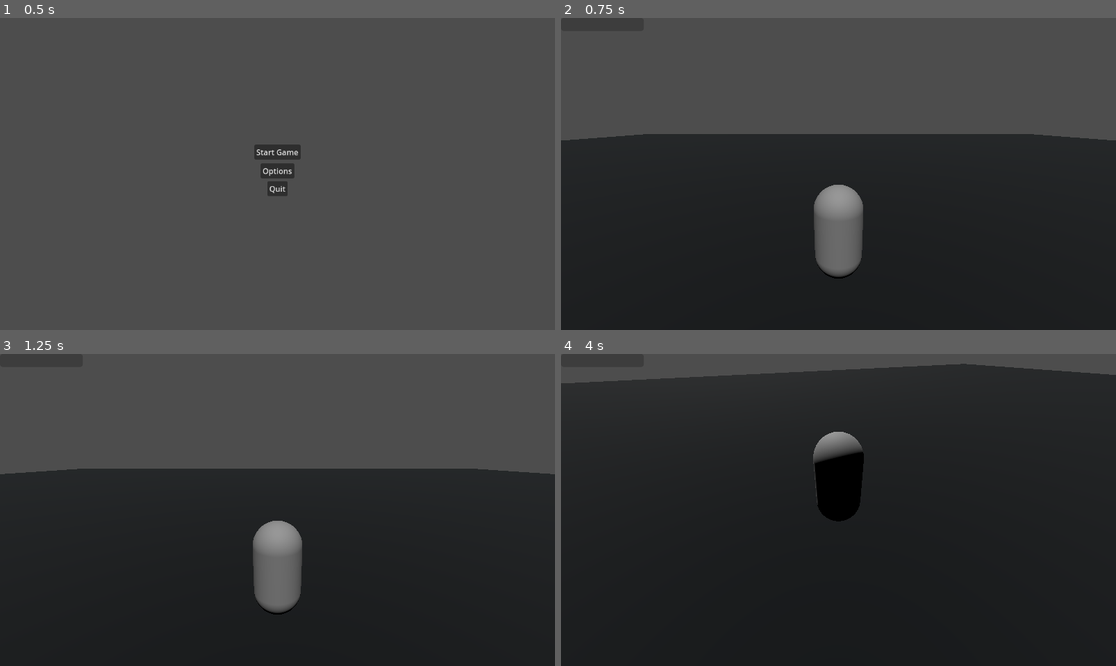
Above: before the commit, frames 1-4 (two rows, left to right).
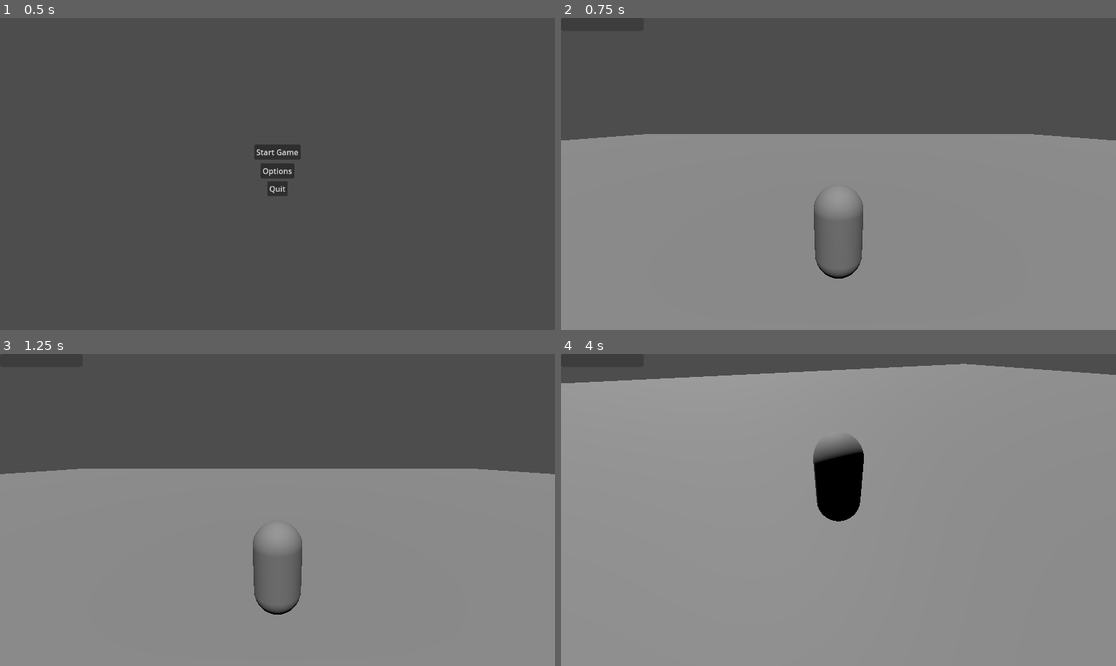
Above: after the commit, the same moments.

Repository: MikaelVV/Allmighty
Game: Godot game, scene res://Scenes/MainMenu.tscn
Two runs of this game, one before a commit and one after it. Both use one fixed random seed, a clock stepped at 60 frames per second and the inputs below.
Inputs (mouse positions are in pixels of both pictures, inside the frame that each line leads up to):
- Up to frame 1 (0.5 s): no input
- Up to frame 2 (0.75 s): click "Start Game" at 0.5 s
- Up to frame 3 (1.25 s): no input
- Up to frame 4 (4 s): tap Enter (ui_accept) at 1.25, 1.52, 2.27, 2.75, 3.77 s; move the mouse to (960, 494) at 1.27 s; hold D (move_right) 1.28-2.03 s; click (960, 494) at 1.42 s; move the mouse to (810, 510) at 2.02 s; hold W (move_forward) from 2.03 s (still down); move the mouse to (849, 503) at 2.77 s; move the mouse to (832, 516) at 3.52 s

Frame 1 is identical in both runs. In frame 2, 60% of the frame differs, in the area x 0-100%, y 37-100%; in frame 3, 61%; in frame 4, 92%, in the area x 0-100%, y 3-100%.

Commit message:
Pieni update vielä

Diff:
--- a/Scenes/main.tscn
+++ b/Scenes/main.tscn
@@ -1,14 +1,10 @@
-[gd_scene load_steps=4 format=3 uid="uid://bocxk78vocmjq"]
+[gd_scene load_steps=3 format=3 uid="uid://bocxk78vocmjq"]
 
 [ext_resource type="PackedScene" uid="uid://cgfgx01ebktag" path="res://Scenes/player.tscn" id="1_b2jon"]
 
 [sub_resource type="BoxShape3D" id="BoxShape3D_ykaip"]
 
-[sub_resource type="StandardMaterial3D" id="StandardMaterial3D_pvn0a"]
-albedo_color = Color(1.20327e-08, 0.0379944, 0.0515412, 1)
-
 [node name="main" type="Node3D"]
-transform = Transform3D(1, 0, 0, 0, 1, 0, 0, 0, 1, 3.51999, 0, 8.32183)
 
 [node name="Player" parent="." instance=ExtResource("1_b2jon")]
 
@@ -19,7 +15,6 @@
 shape = SubResource("BoxShape3D_ykaip")
 
 [node name="CSGBox3D" type="CSGBox3D" parent="Ground"]
-material_override = SubResource("StandardMaterial3D_pvn0a")
 
 [node name="DirectionalLight3D" type="DirectionalLight3D" parent="."]
 transform = Transform3D(1, 0, 0, 0, 0.5, 0.866025, 0, -0.866025, 0.5, 0, 26.4065, 40.764)
